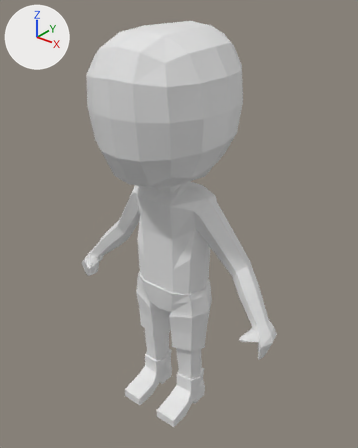
Two versions of the Blender file 3D Blender Models/PlayerTemplateModels.blend, one commit apart.
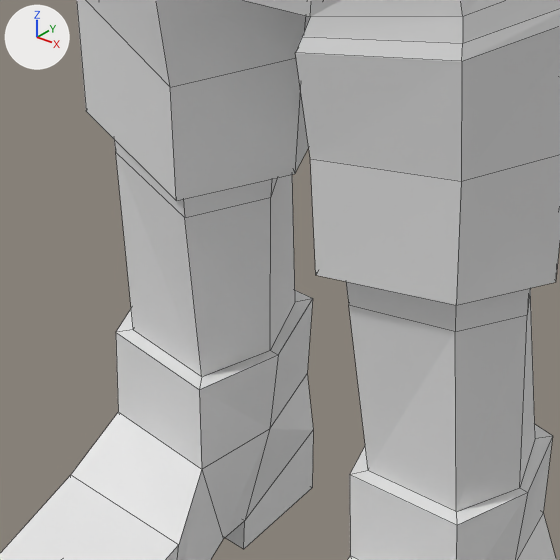
Each version is shown whole from a 50 mm lens placed at (8.48, -10.74, 6.86), pointed at (-0.35, 0.29, 0.02), then close up on the part from 36% to 57% of the width and 69% to 86% of the height. The axes (+X, +Y, +Z) are drawn at upper left. The lights are the same throughout. The close-ups show mesh edges as thin lines.

Before the edit, the objects in view are built like this:
```python
me_cube_001 = bpy.data.meshes.new('Cube.001')
me_cube_001.from_pydata(...)  # 379 vertices, 360 faces; spans x 0.0..3.94, y -2.31..2.2, z -6.77..5.93
ob_cube = bpy.data.objects.new('Cube', me_cube_001)
ob_cube.location = (-0.448, 0.0, 0.0)
_m = ob_cube.modifiers.new('Mirror', 'MIRROR')
_m.use_clip = True
```
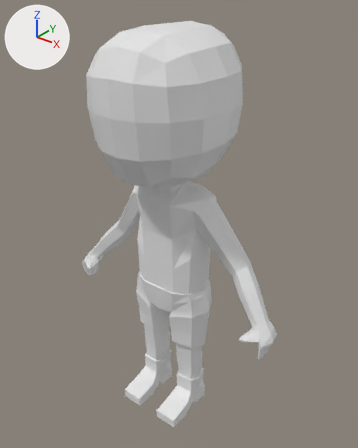
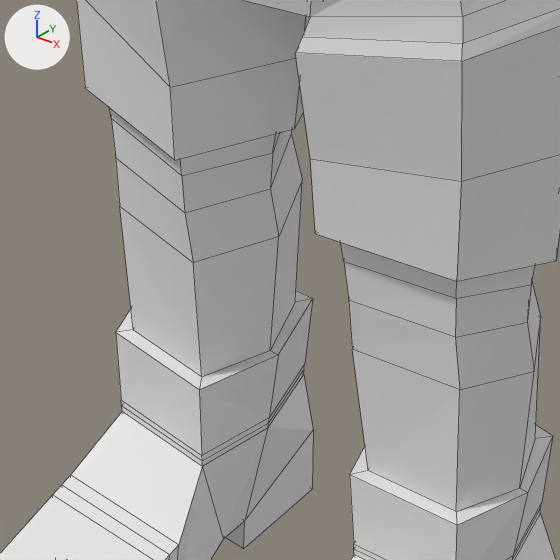
Edits to the scene script, one JSON object a line:
```json
{"block": "me_cube_001", "where": "# used by ob_cube; location = (-0.448, 0.0, 0.0)"}
{"op": "remove", "block": "me_cube_001", "code": "me_cube_001.from_pydata(...)  # 379 vertices, 360 faces; spans x 0.0..3.94, y -2.31..2.2, z -6.77..5.93"}
{"op": "add", "block": "me_cube_001", "code": "me_cube_001.from_pydata(...)  # 423 vertices, 402 faces; spans x 0.0..3.94, y -2.31..2.2, z -6.76..5.93"}
{"block": "me_cube_001", "change": "me_cube_001 part 1"}
{"block": "me_cube_001", "change": "6 faces are deleted"}
{"block": "me_cube_001", "change": "24 vertices move from x 0.14..1.39, y -0.5..0.57, z -4.45..-3.9 to x 0.14..1.39, y -0.5..0.57, z -4.72..-3.96"}
{"block": "me_cube_001", "change": "6 vertices are added at (0.49, 0.44, -4.16), (0.5, -0.38, -4.16), (1.05, -0.26, -4.16), (1.05, 0.32, -4.16), (1.26, 0.03, -4.16), (0.27, 0.03, -4.16)"}
{"block": "me_cube_001", "change": "12 new faces join them"}
{"block": "me_cube_001", "change": "me_cube_001 part 2"}
{"block": "me_cube_001", "change": "10 faces are deleted"}
{"block": "me_cube_001", "change": "9 vertices move from x 0.4..1.15, y -0.64..0.56, z -6.77..-6.01 to x 0.41..1.15, y -0.64..0.55, z -6.76..-6.01"}
{"block": "me_cube_001", "change": "20 vertices are added at x 0.4..1.15, y -0.76..0.54, z -6.75..-5.94"}
{"block": "me_cube_001", "change": "30 new faces join them"}
```

Pixel boxes [x1, y1, x2, y2] of what changed, in the close-ups (560 x 560 px):
```json
{"part": 1, "of": "me_cube_001", "change": "built on", "before": [77, 0, 560, 512], "after": [77, 0, 560, 512]}
{"part": 2, "of": "me_cube_001", "change": "built on", "before": [0, 299, 556, 560], "after": [0, 299, 555, 560]}
```
